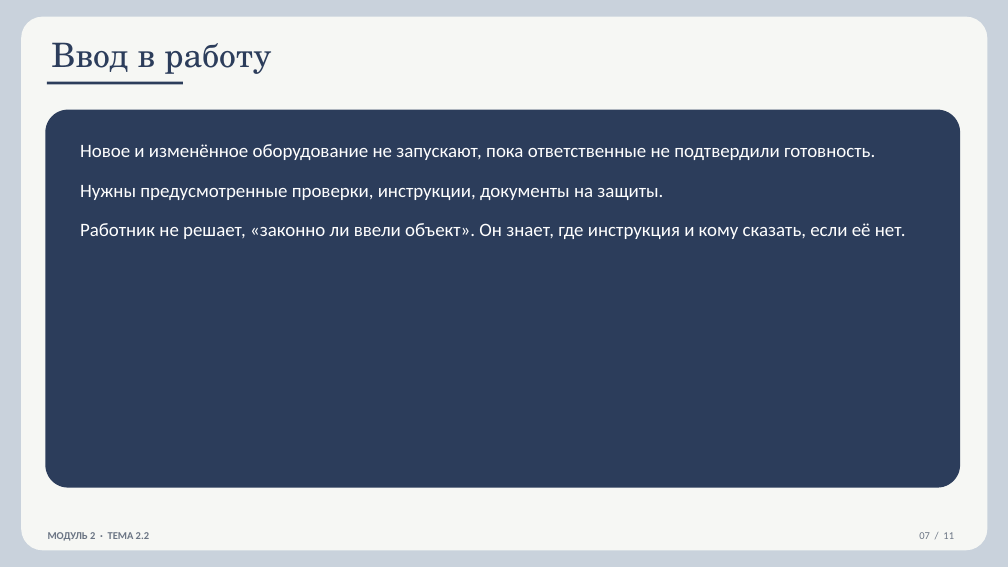
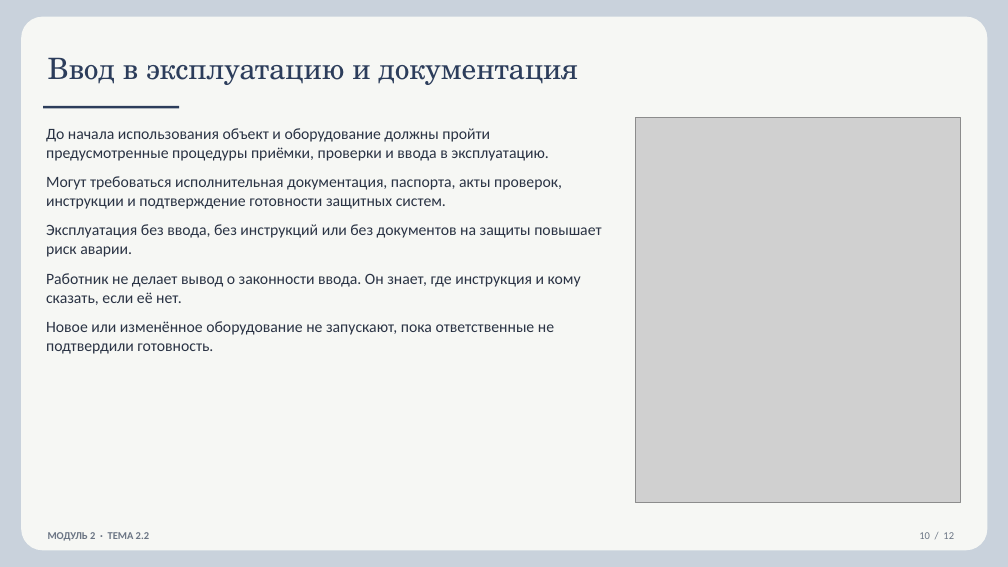
Before and after one commit to lysakalenushka-hash/-, a slide deck: slide 10 of 2.2_Проектирование_и_строительство.pptx (slide 7 before the commit). Drawn at 1008x567 pixels with LibreOffice and Linux fonts; fonts in the diff are those of the drawing; grey boxes stand for pictures. Boxes give left, top, right and bottom in pixels: in the first picture for what was removed or moved away, otherwise in the second. Text is boxed around its words. In the diff, an @@ line names an element or a change of style, - is before the commit and + after.

```diff
--- a/2.2_Проектирование_и_строительство.pptx
+++ b/2.2_Проектирование_и_строительство.pptx
@@ text at bbox=[48, 57, 578, 85]: text changed; size 32 to 28 pt @@
-Ввод в работу
+Ввод в эксплуатацию и документация
@@ rectangle: place and size @@
-rectangle at bbox=[47, 82, 183, 85]
+rectangle at bbox=[43, 106, 179, 109]
@@ rounded rectangle removed at bbox=[45, 110, 960, 488] @@
@@ picture added at bbox=[635, 117, 960, 503] @@
@@ text at bbox=[46, 128, 601, 354]: text changed; size 18 to 15 pt; text colour #FFFFFF to #2A3344 @@
-Новое и изменённое оборудование не запускают, пока ответственные не подтвердили готовность.
-Нужны предусмотренные проверки, инструкции, документы на защиты.
-Работник не решает, «законно ли ввели объект». Он знает, где инструкция и кому сказать, если её нет.
+До начала использования объект и оборудование должны пройти предусмотренные процедуры приёмки, проверки и ввода в эксплуатацию.
+Могут требоваться исполнительная документация, паспорта, акты проверок, инструкции и подтверждение готовности защитных систем.
+Эксплуатация без ввода, без инструкций или без документов на защиты повышает риск аварии.
+Работник не делает вывод о законности ввода. Он знает, где инструкция и кому сказать, если её нет.
+Новое или изменённое оборудование не запускают, пока ответственные не подтвердили готовность.
@@ text at bbox=[919, 532, 954, 539]: text changed @@
-07 / 11
+10 / 12
```
Also in this commit, not shown: 2 other slides changed, 9 slides added, 8 slides removed, 3 other files.
